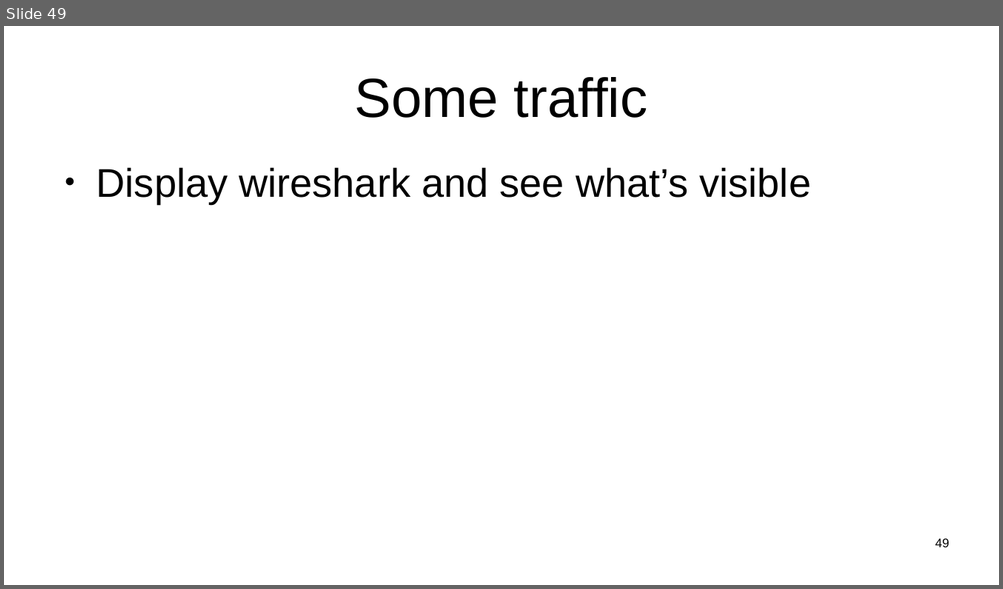
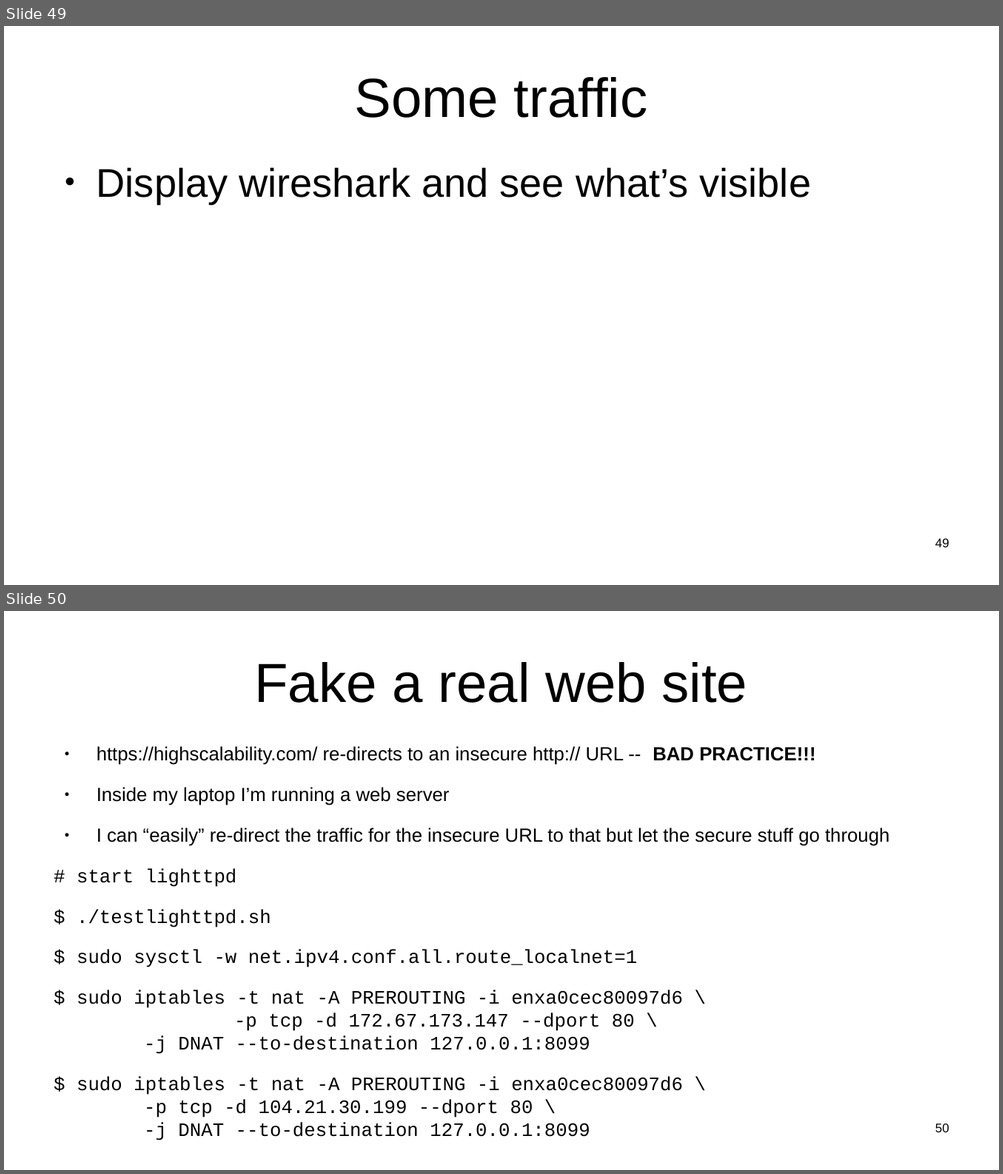
Before and after one commit to sftcd/witidtm, a slide deck: lectures/2021-2022/labs.odp. Shown one above the other, each under a label of ours: slide 49 before the commit, slides 49 and 50 after it. The pictures are 1003x589 and 1003x1174 pixels, drawn with LibreOffice and Linux fonts; fonts in the diff are those of the drawing. Boxes give left, top, right and bottom in pixels: in the first picture for what was removed or moved away, otherwise in the second. Text is boxed around its words. In the diff, an @@ line names an element or a change of style, - is before the commit and + after.

```diff
--- a/lectures/2021-2022/labs.odp
+++ b/lectures/2021-2022/labs.odp
@@ slide 50 added at (4, 611, 999, 1170), background #FFFFFF @@
@@ title added at (254, 662, 748, 703), 44 pt, text #000000 @@
+Fake a real web site
@@ text added at (77, 746, 889, 1141), 15.2 pt, text #000000 @@
+● https://highscalability.com/ re-directs to an insecure http:// URL -- BAD PRACTICE!!!
+● Inside my laptop I’m running a web server
+● I can “easily” re-direct the traffic for the insecure URL to that but let the secure stuff go through
+# start lighttpd
+$ ./testlighttpd.sh
+$ sudo sysctl -w net.ipv4.conf.all.route_localnet=1
+$ sudo iptables -t nat -A PREROUTING -i enxa0cec80097d6 \
+-p tcp -d 172.67.173.147 --dport 80 \
+-j DNAT --to-destination 127.0.0.1:8099
+$ sudo iptables -t nat -A PREROUTING -i enxa0cec80097d6 \
+-p tcp -d 104.21.30.199 --dport 80 \
+-j DNAT --to-destination 127.0.0.1:8099
@@ page number added at (935, 1124, 949, 1133), 10 pt, text #000000 @@
+50
```
Also in this commit, not shown: 1 other file.
